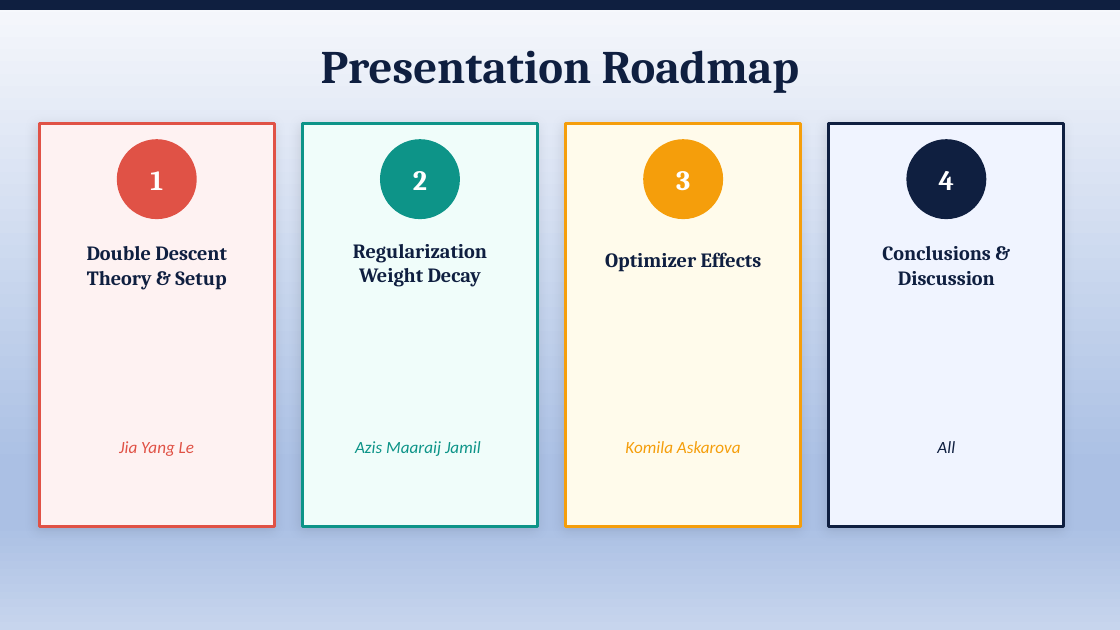
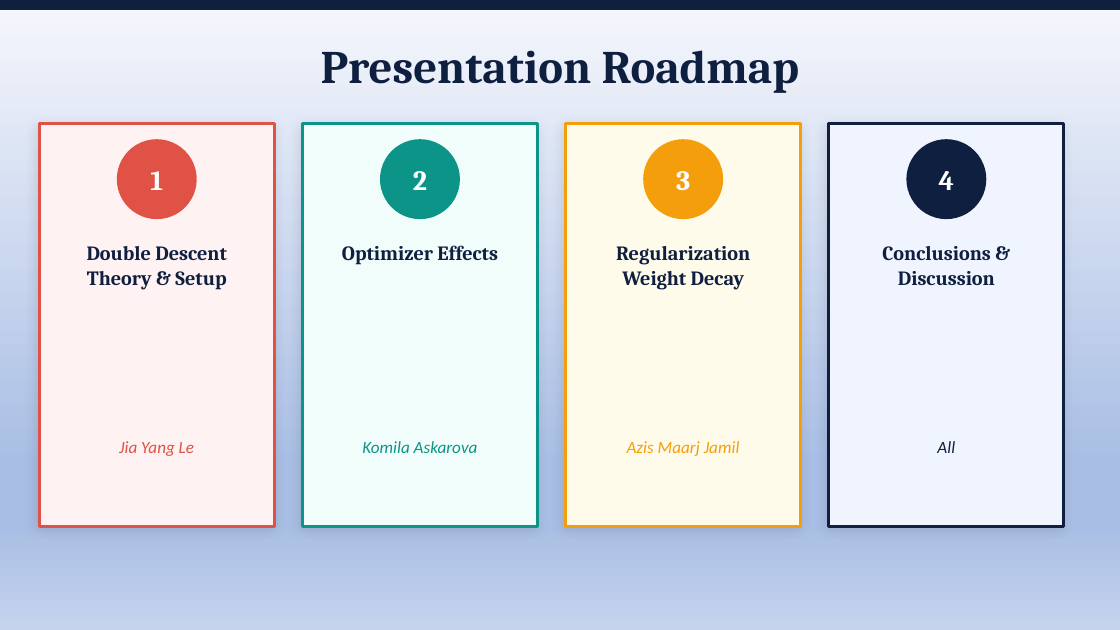
Before and after one commit to LeJ7-commits/double-descent-overparameterized-mlps, a slide deck: slide 2 of slides/double_descent_presentation.pptx. Drawn at 1120x630 pixels with LibreOffice and Linux fonts; fonts in the diff are those of the drawing. Boxes give left, top, right and bottom in pixels: in the first picture for what was removed or moved away, otherwise in the second. Text is boxed around its words. In the diff, an @@ line names an element or a change of style, - is before the commit and + after.

```diff
--- a/slides/double_descent_presentation.pptx
+++ b/slides/double_descent_presentation.pptx
@@ background gradient #F6F8FC to #ABC0E4 to #C7D5ED to gradient #F5F7FC to #A9BEE4 to #C5D3ED @@
@@ text "Optimizer Effects": place and size @@
-text "Optimizer Effects" at <box>605,252,762,272</box>
+text "Optimizer Effects" at <box>342,245,498,265</box>
@@ text "Regularization": place and size @@
-text "Regularization" at <box>353,244,487,287</box>
+text "Regularization" at <box>616,246,750,290</box>
@@ text "Komila Askarova": place and size @@
-text "Komila Askarova" at <box>625,441,741,453</box>
+text "Komila Askarova" at <box>362,441,478,453</box>
@@ text "Komila Askarova" at <box>362,441,478,453</box>: text colour #F59E0B to #0D9488 @@
@@ text at <box>627,441,740,456</box>: text changed; text colour #0D9488 to #F59E0B @@
-Azis Maaraij Jamil
+Azis Maarj Jamil
```
Also in this commit, not shown: 13 other slides changed, 1 slide added, 2 other files.
